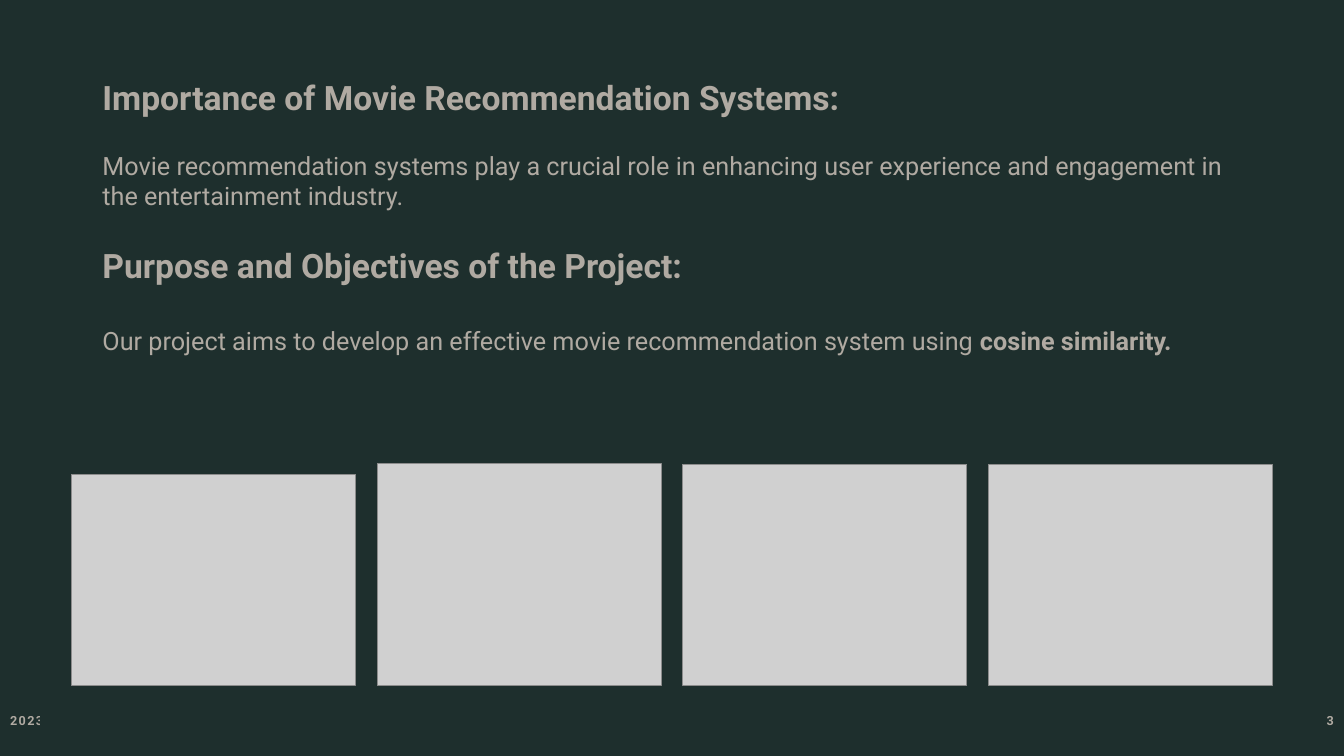
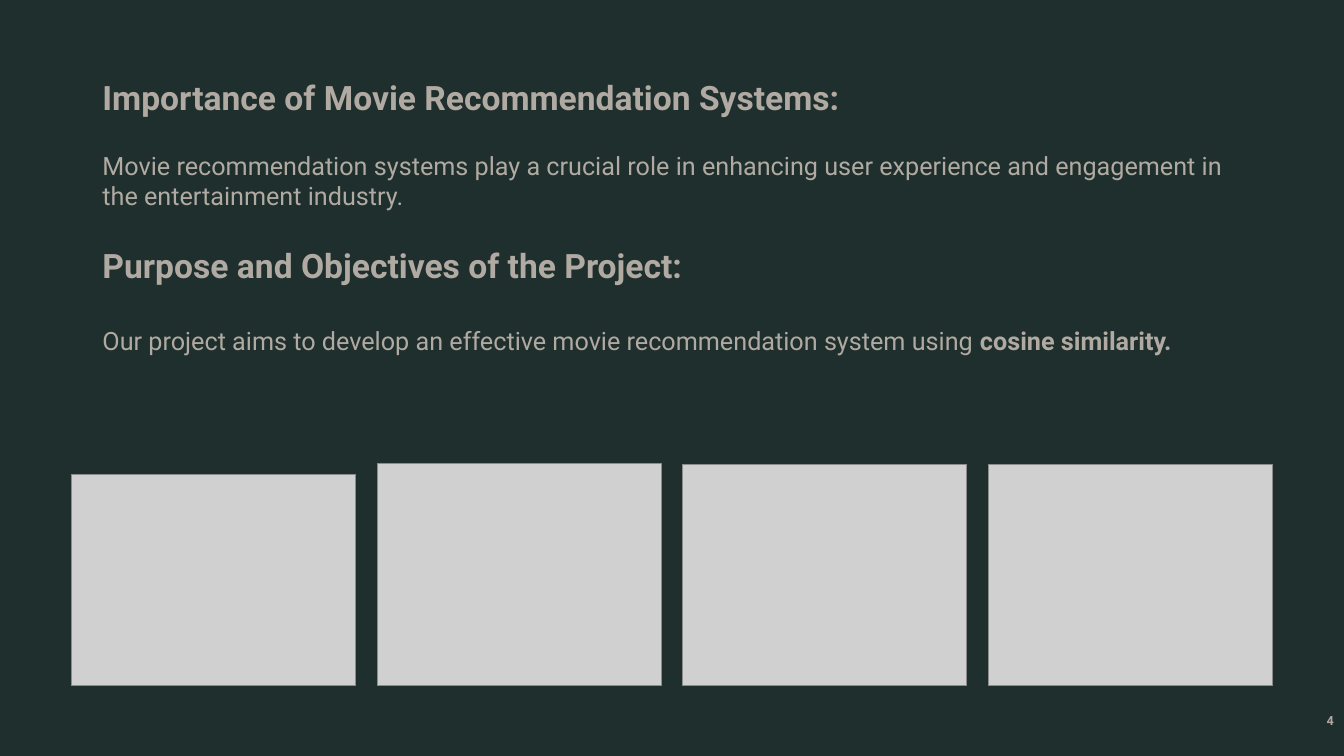
Before and after one commit to SridharKadhiri/Project-3-MovieRecomendationSystem, a slide deck: slide 4 of Movie Recommendation System_final.pptx (slide 3 before the commit). Drawn at 1344x756 pixels with LibreOffice and Linux fonts; fonts in the diff are those of the drawing; grey boxes stand for pictures; background and template pictures are left out. Boxes give left, top, right and bottom in pixels: in the first picture for what was removed or moved away, otherwise in the second. Text is boxed around its words. In the diff, an @@ line names an element or a change of style, - is before the commit and + after.

```diff
--- a/Movie Recommendation System_final.pptx
+++ b/Movie Recommendation System_final.pptx
@@ text removed at [10, 716, 43, 725] @@
-2023
@@ page number at [1327, 716, 1334, 725]: text changed @@
-3
+4
```
Also in this commit, not shown: 6 other slides changed, 1 slide added.
